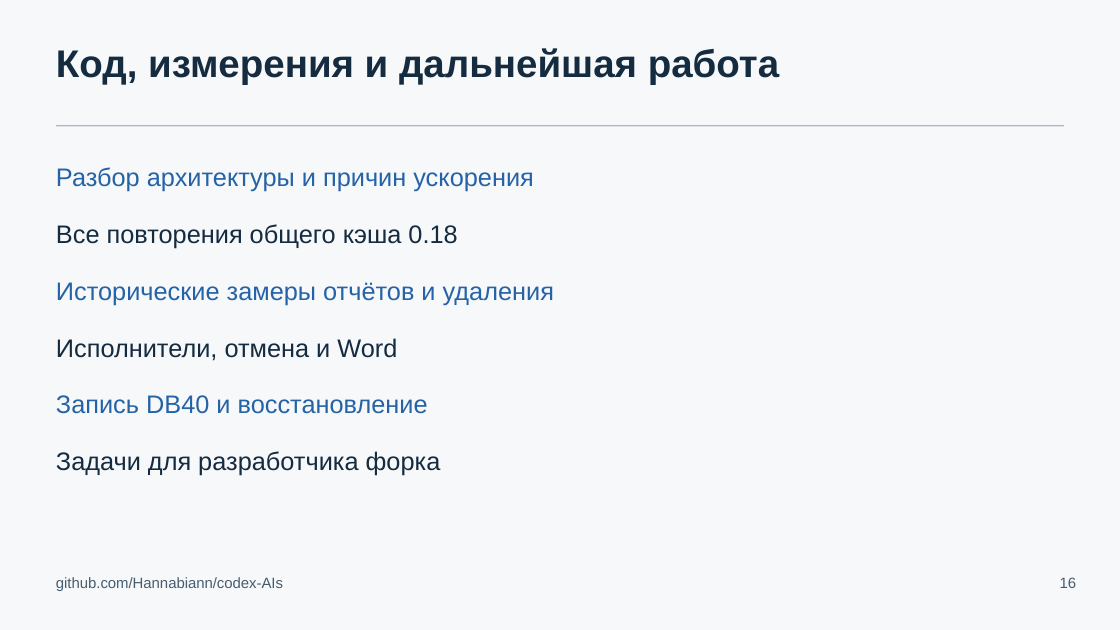
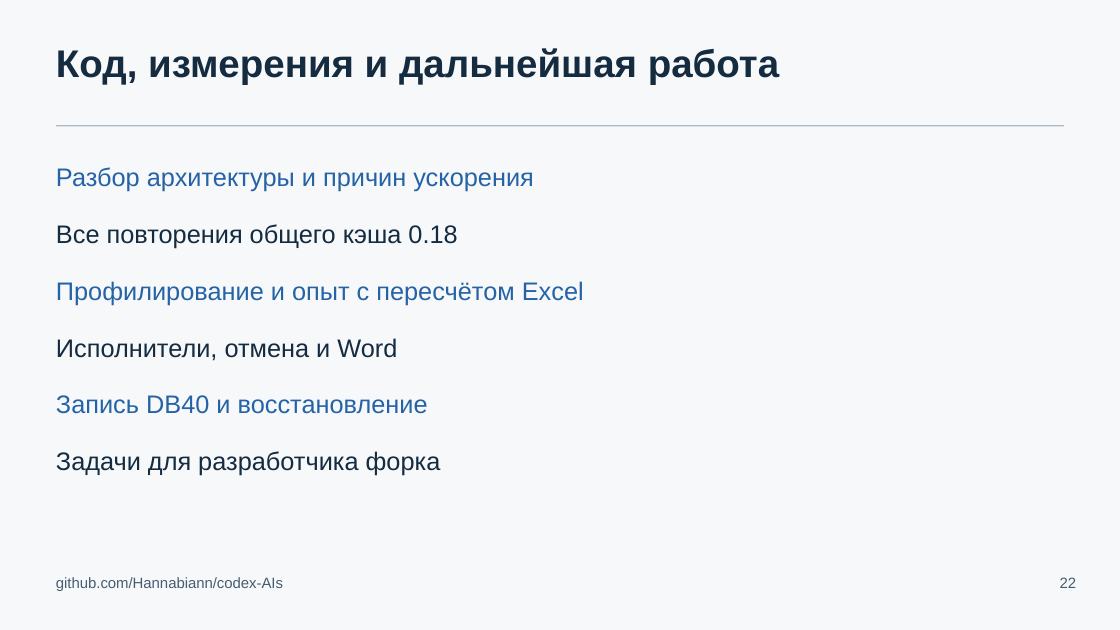
Before and after one commit to Hannabiann/codex-AIs, a slide deck: slide 22 of docs/presentations/codex-AIs-architecture-0.18.pptx (slide 16 before the commit). Drawn at 1120x630 pixels with LibreOffice and Linux fonts; fonts in the diff are those of the drawing. Boxes give left, top, right and bottom in pixels: in the first picture for what was removed or moved away, otherwise in the second. Text is boxed around its words. In the diff, an @@ line names an element or a change of style, - is before the commit and + after.

```diff
--- a/docs/presentations/codex-AIs-architecture-0.18.pptx
+++ b/docs/presentations/codex-AIs-architecture-0.18.pptx
@@ text at <box>56,281,584,305</box>: text changed @@
-Исторические замеры отчётов и удаления
+Профилирование и опыт с пересчётом Excel
@@ text at <box>1060,577,1077,588</box>: text changed @@
-16
+22
```
Also in this commit, not shown: 2 other slides changed, 9 slides added, 3 slides removed, 4 other files.
